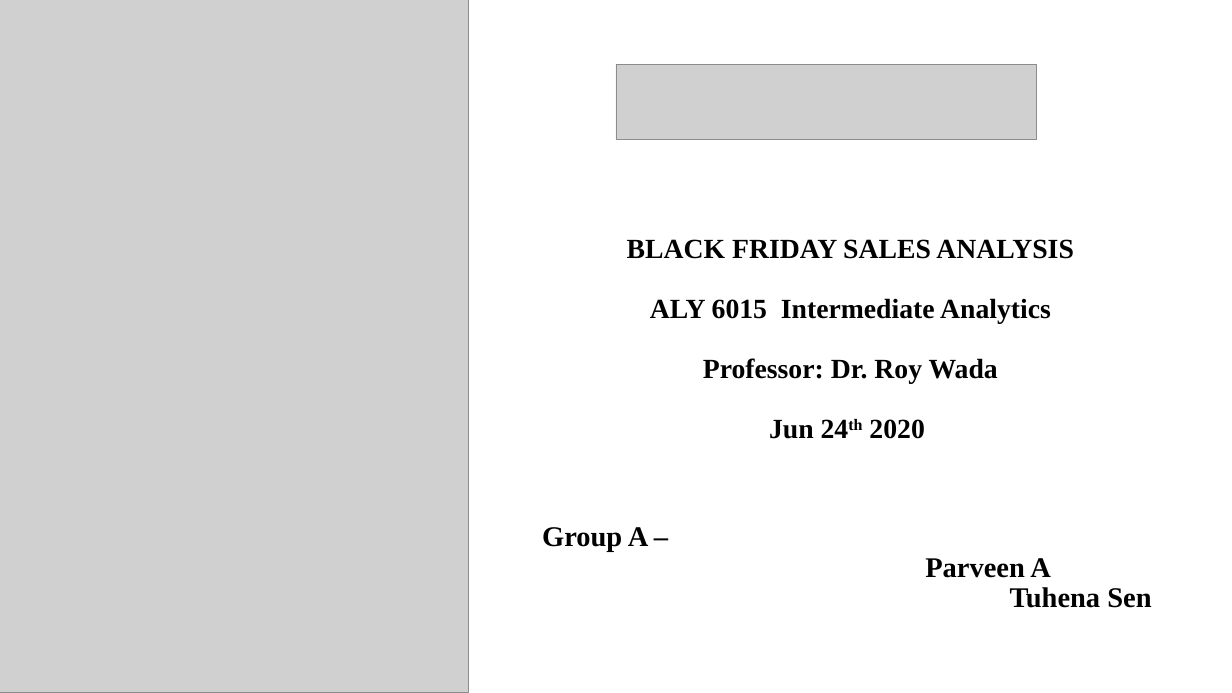
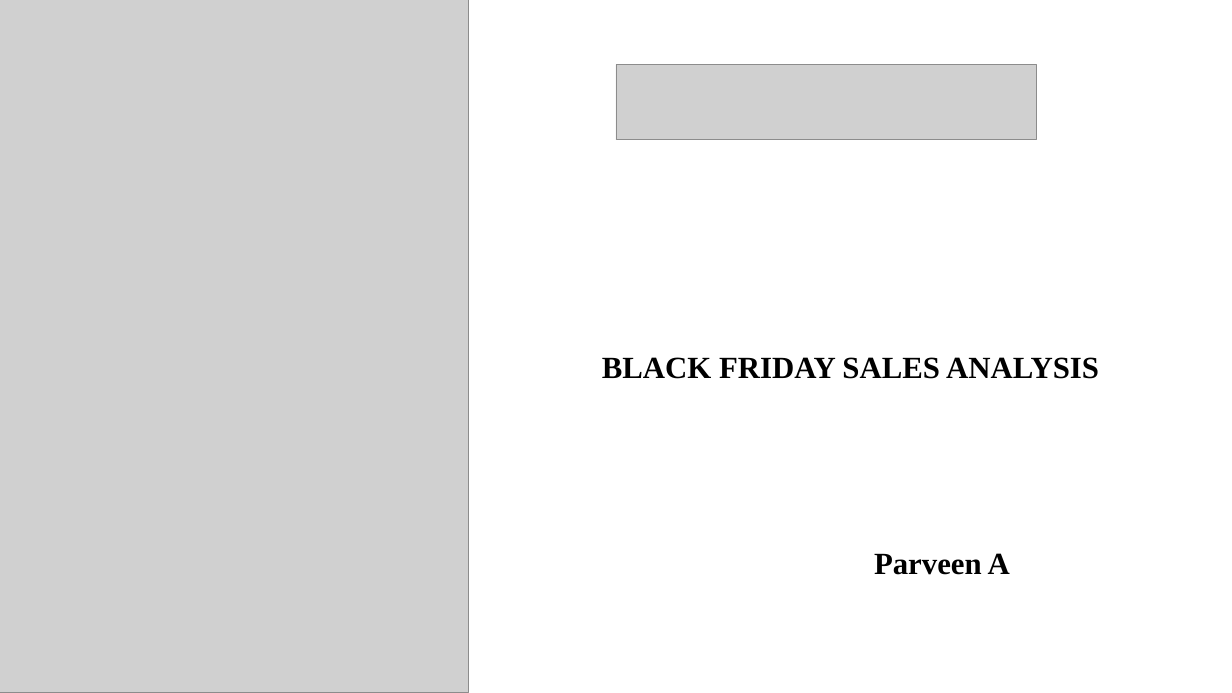
Before and after one commit to ParveenA14/BlackFridaySalesAnalysis, a slide deck: slide 1 of Black_Friday_Sales.pptx. Drawn at 1232x693 pixels with LibreOffice and Linux fonts; fonts in the diff are those of the drawing; grey boxes stand for pictures. Boxes give left, top, right and bottom in pixels: in the first picture for what was removed or moved away, otherwise in the second. Text is boxed around its words. In the diff, an @@ line names an element or a change of style, - is before the commit and + after.

```diff
--- a/Black_Friday_Sales.pptx
+++ b/Black_Friday_Sales.pptx
@@ title at (602,357,1099,379): text changed; size 21.6 to 24 pt @@
-BLACK FRIDAY SALES ANALYSIS
-ALY 6015 Intermediate Analytics
-Professor: Dr. Roy Wada
-Jun 24th 2020
+BLACK FRIDAY SALES ANALYSIS
@@ subtitle at (874,553,1010,575): text changed; size 22.2 to 24 pt @@
-Group A – Parveen A
-Tuhena Sen
+Parveen A
```
Also in this commit, not shown: 1 other file.
